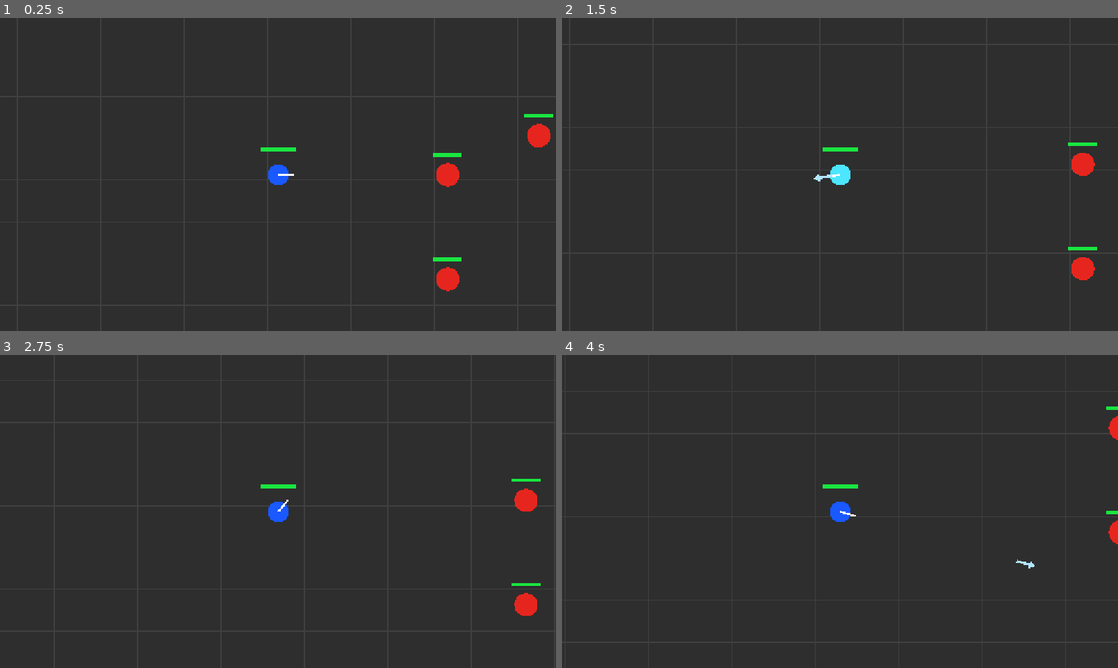
Above: before the commit, frames 1-4 (two rows, left to right).
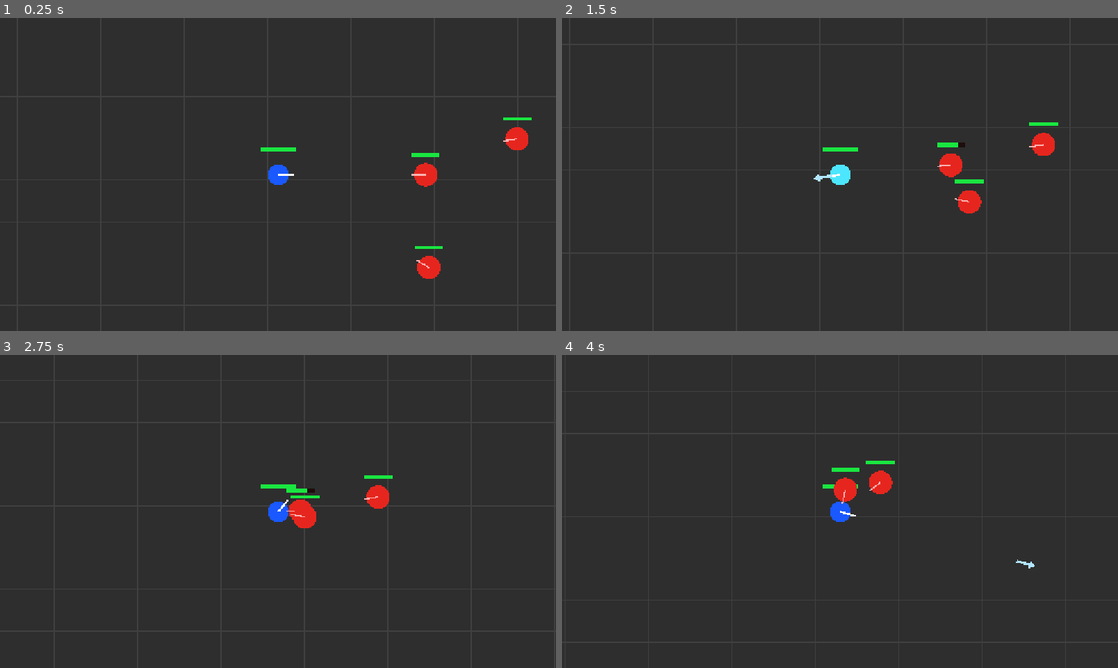
Above: after the commit, the same moments.

Repository: danyoon0760/last-archer
Game: Godot game, scene res://scenes/Main.tscn
The game is run twice, just before and just after one commit, with the same random seed, the same clock (stepped at 60 frames per second) and the same inputs.
Inputs (mouse positions are in pixels of both pictures, inside the frame that each line leads up to):
- Up to frame 1 (0.25 s): no input
- Up to frame 2 (1.5 s): tap Enter at 0.5 s; move the mouse to (962, 158) at 0.52 s; tap R at 0.6 s; click (962, 158) at 0.67 s; move the mouse to (728, 190) at 1.27 s; tap E at 1.35 s; click (728, 190) at 1.42 s
- Up to frame 3 (2.75 s): move the mouse to (333, 442) at 2.02 s; tap R at 2.1 s; click (333, 442) at 2.17 s
- Up to frame 4 (4 s): move the mouse to (812, 574) at 2.77 s; tap E at 2.85 s; click (812, 574) at 2.92 s; move the mouse to (1006, 558) at 3.52 s; tap R at 3.6 s; click (1006, 558) at 3.67 s

The runs differ from the first frame. In frame 1, 1.8% of the frame differs, in the area x 74-100%, y 30-88%; in frame 2, 1.6%; in frame 3, 1.3%; in frame 4, 0.9%.

Commit message:
Add enemy chase and melee attack AI

Diff:
--- a/scripts/enemy_dummy.gd
+++ b/scripts/enemy_dummy.gd
@@ -1,12 +1,51 @@
 extends CharacterBody2D
 
 @export var max_hp: int = 100
+@export var move_speed: float = 135.0
+@export var chase_range: float = 520.0
+@export var attack_range: float = 34.0
+@export var attack_damage: int = 12
+@export var attack_cooldown: float = 0.8
 
 var hp: int
+var attack_timer: float = 0.0
+var player: Node2D
 
 func _ready() -> void:
 	hp = max_hp
+	player = get_tree().get_first_node_in_group("player") as Node2D
 	queue_redraw()
+
+func _physics_process(delta: float) -> void:
+	if attack_timer > 0.0:
+		attack_timer = maxf(attack_timer - delta, 0.0)
+
+	if not is_instance_valid(player):
+		velocity = Vector2.ZERO
+		move_and_slide()
+		queue_redraw()
+		return
+
+	var to_player: Vector2 = player.global_position - global_position
+	var distance: float = to_player.length()
+
+	if distance <= attack_range:
+		velocity = Vector2.ZERO
+		try_attack_player()
+	elif distance <= chase_range:
+		velocity = to_player.normalized() * move_speed
+	else:
+		velocity = Vector2.ZERO
+
+	move_and_slide()
+	queue_redraw()
+
+func try_attack_player() -> void:
+	if attack_timer > 0.0:
+		return
+	attack_timer = attack_cooldown
+	if is_instance_valid(player) and player.has_method("take_damage"):
+		player.take_damage(attack_damage)
 
 func take_damage(amount: int) -> void:
 	hp -= amount
@@ -18,6 +57,12 @@
 	# Temporary enemy placeholder.
 	draw_circle(Vector2.ZERO, 18.0, Color(0.9, 0.15, 0.12))
 
+	# Small direction/aggro marker.
+	if is_instance_valid(player):
+		var to_player: Vector2 = player.global_position - global_position
+		if to_player.length() <= chase_range:
+			draw_line(Vector2.ZERO, to_player.normalized() * 22.0, Color(1.0, 0.7, 0.7), 2.0)
+
 	# Simple HP bar.
 	var bar_width: float = 44.0
 	var bar_height: float = 6.0
